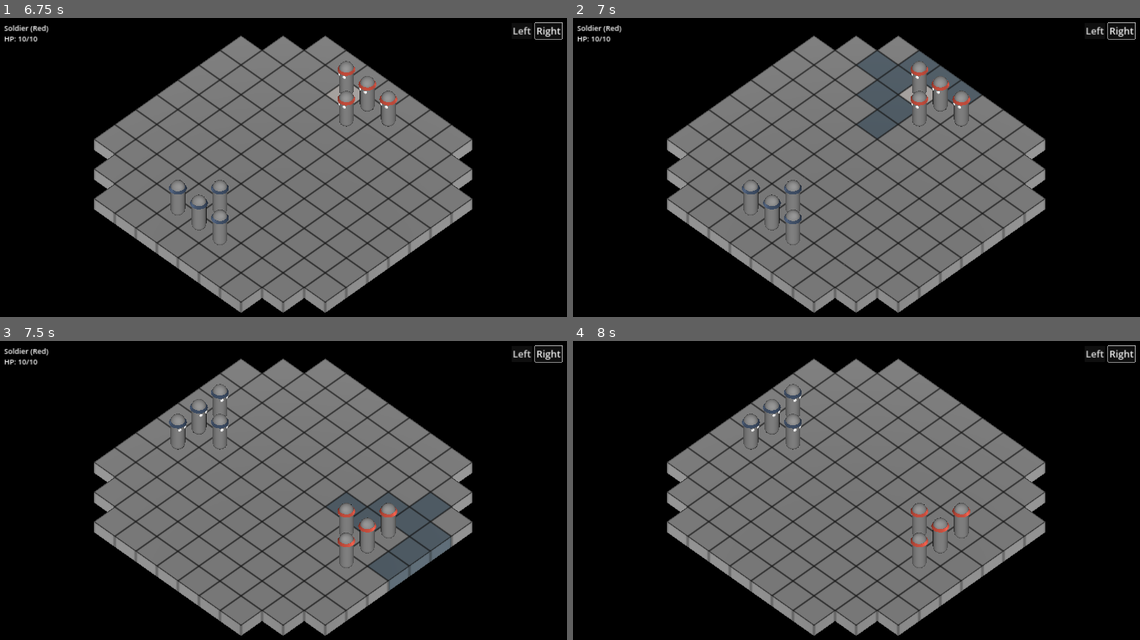
Above: before the commit, frames 1-4 (two rows, left to right).
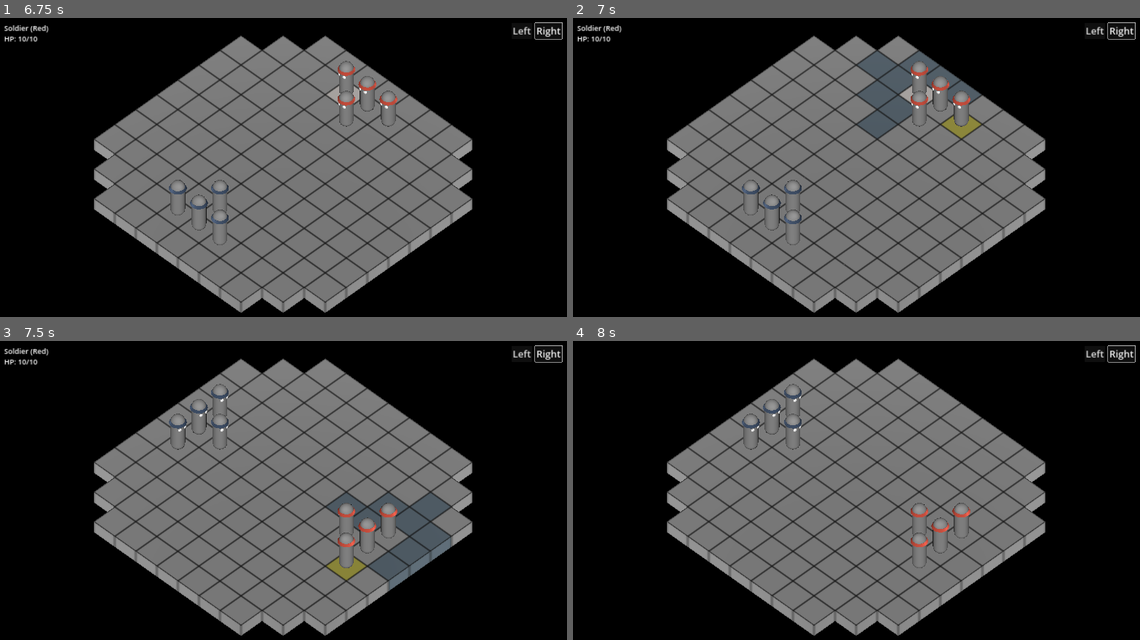
Above: after the commit, the same moments.

Repository: telmotrooper/meagre-tactics
Game: Godot game, scene res://main.tscn
Same seed, same stepped clock (60 frames per second), same inputs: the game is played once before the commit and once after it.
Inputs (mouse positions are in pixels of both pictures, inside the frame that each line leads up to):
- Up to frame 1 (6.75 s): click "Left" at 0.5 s; click "Right" at 1.25 s; click "Left" at 2 s; click "Right" at 2.75 s; click "Left" at 3.5 s; click "Right" at 4.25 s; tap Enter at 5, 6.5 s; move the mouse to (413, 158) at 5.02 s; click (413, 158) at 5.17 s; tap Space at 5.75 s; move the mouse to (164, 191) at 5.77 s; click (164, 191) at 5.92 s; move the mouse to (340, 101) at 6.52 s; click (340, 101) at 6.67 s
- Up to frame 2 (7 s): no input
- Up to frame 3 (7.5 s): tap Space at 7.25 s; move the mouse to (255, 562) at 7.27 s; click (255, 562) at 7.42 s
- Up to frame 4 (8 s): no input

Frame 1 is identical in both runs. In frame 2, 0.2% of the frame differs, in the area x 65-73%, y 32-41%; in frame 3, 0.2%, in the area x 57-65%, y 72-81%; in frame 4, nothing differs.

Commit message:
more work on path tracing algorithm

Diff:
--- a/tile/tile.gd
+++ b/tile/tile.gd
@@ -35,7 +35,7 @@
 
 func has_walkable_neighbors() -> bool:
 	var neighboring_tiles = get_neighboring_tiles(self)
-	return neighboring_tiles.any(func(tile): return tile.state == State.WALKABLE)
+	return neighboring_tiles.any(func(tile): return tile.state == State.WALKABLE and not tile.reached_through_enemy_tile)
 
 func is_neighbor(tile: Tile) -> bool:
 	var neighboring_tiles = get_neighboring_tiles(self)
@@ -89,9 +89,12 @@
 					# Update list of tiles for next iteration.
 					tiles = neighboring_tiles
 
-				print(affected_tiles)
 				for affected_tile in affected_tiles:
-					if affected_tile.reached_through_enemy_tile:
+					if affected_tile.reached_through_enemy_tile and affected_tile.has_walkable_neighbors():
+						affected_tile.reached_through_enemy_tile = false
+
+				for affected_tile in affected_tiles:
+					if not affected_tile.has_walkable_neighbors():
 						affected_tile.material = debug_tile_material
 
 		elif state == State.WALKABLE:
